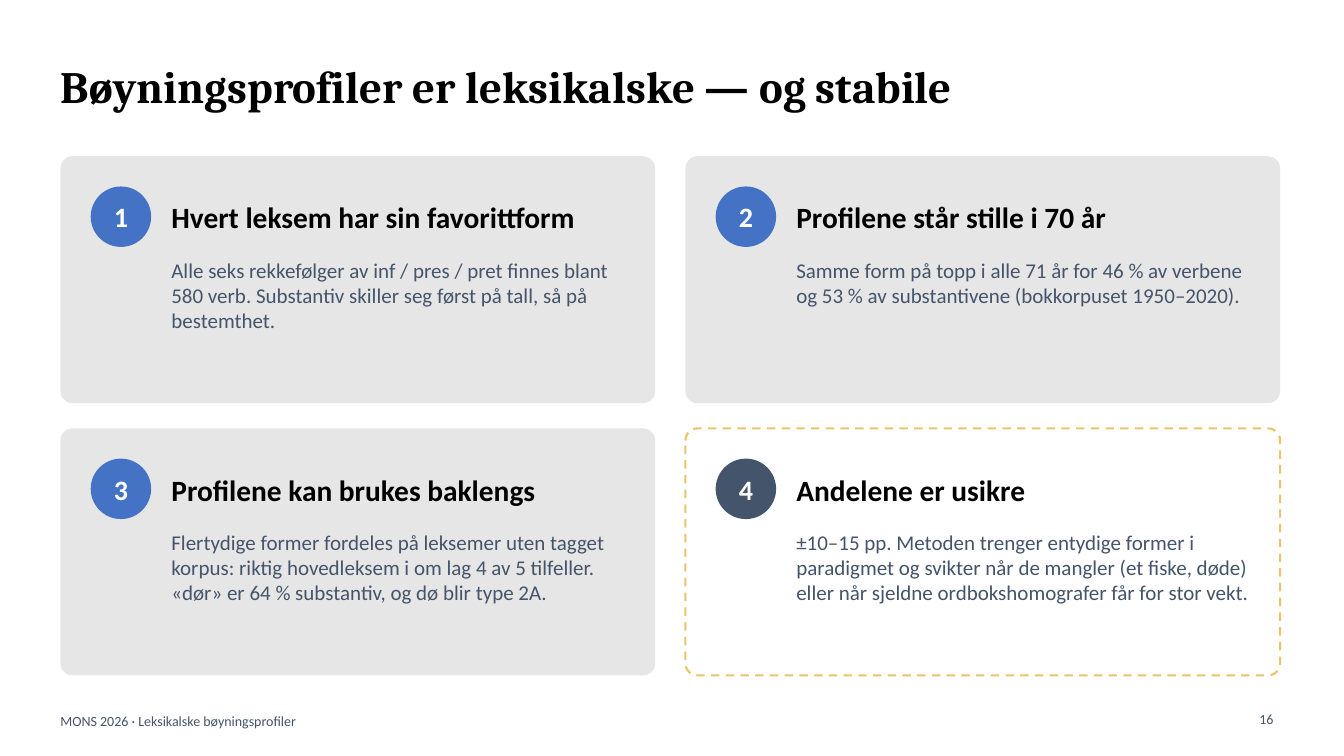
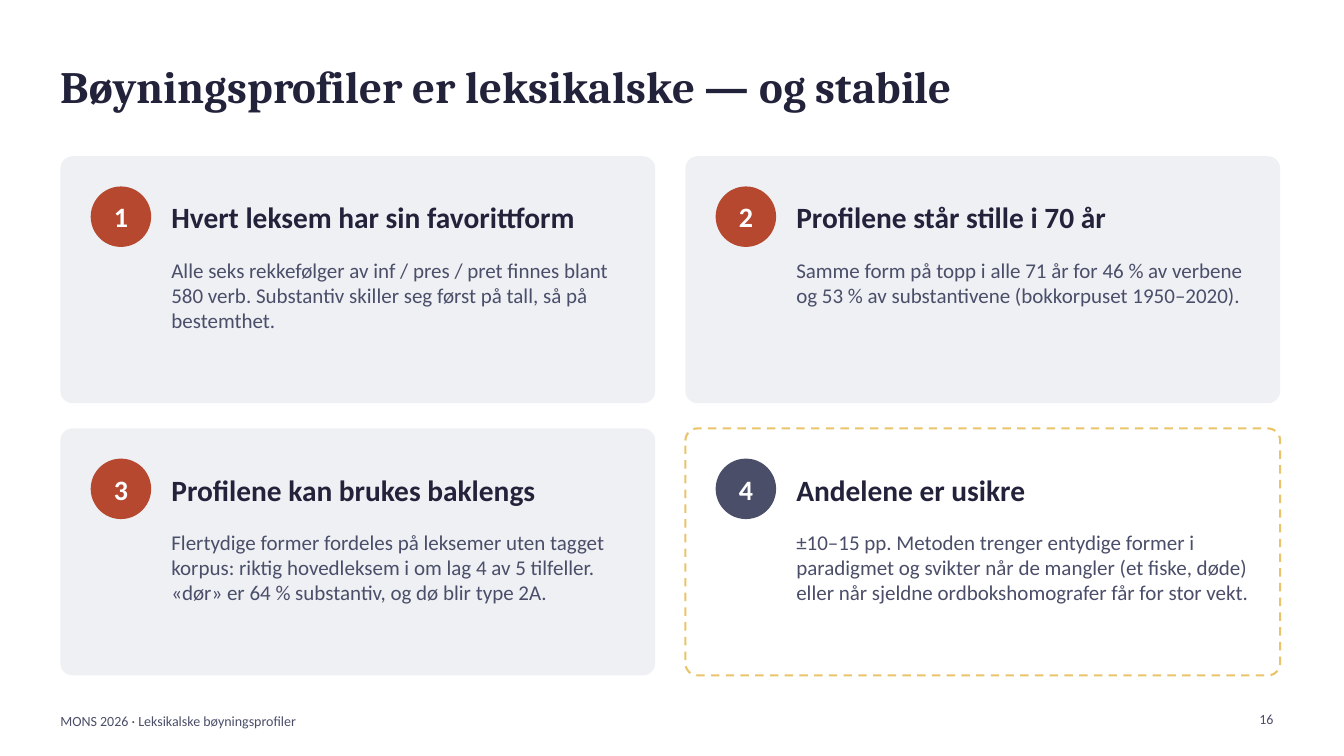
Before and after one commit to Yoonsen/B-yning, a slide deck: slide 16 of tekst/mons_presentasjon.pptx. Drawn at 1344x756 pixels with LibreOffice and Linux fonts; fonts in the diff are those of the drawing. Boxes give left, top, right and bottom in pixels: in the first picture for what was removed or moved away, otherwise in the second. Text is boxed around its words. In the diff, an @@ line names an element or a change of style, - is before the commit and + after.

```diff
--- a/tekst/mons_presentasjon.pptx
+++ b/tekst/mons_presentasjon.pptx
@@ fill #E7E6E6 to #EEF0F3 in 3 elements at box(686, 156, 1280, 403), box(60, 429, 655, 676), box(60, 156, 655, 403) @@
@@ fill #4472C4 to #B5482F in 3 elements at box(91, 187, 151, 247), box(716, 187, 776, 247), box(91, 459, 151, 519) @@
@@ text colour #000000 to #22223B in 5 elements at box(60, 71, 952, 113), box(171, 207, 574, 229), box(796, 206, 1106, 229), box(171, 480, 535, 506), box(796, 480, 1025, 502) @@
```
Also in this commit, not shown: 10 other slides changed, 4 other files.
